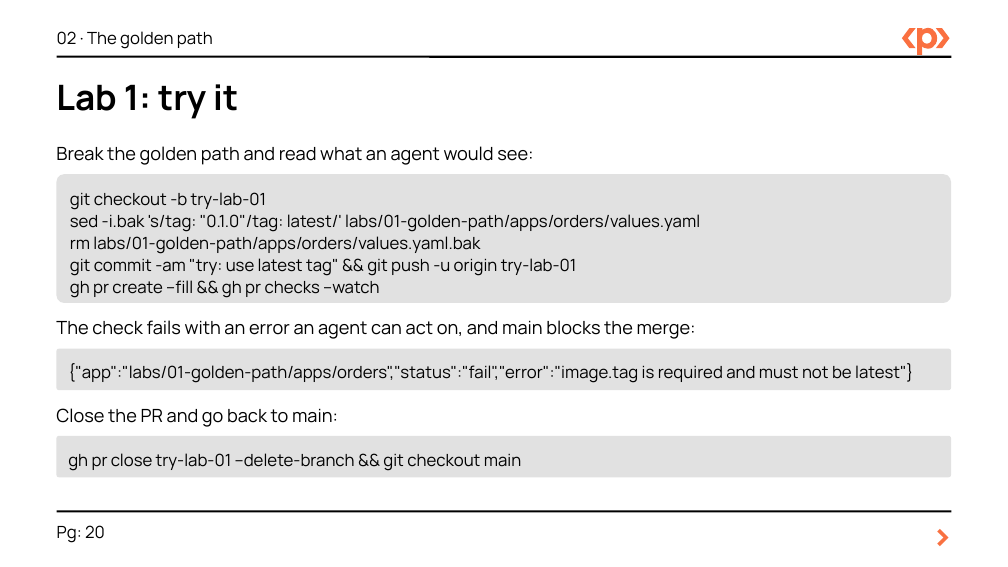
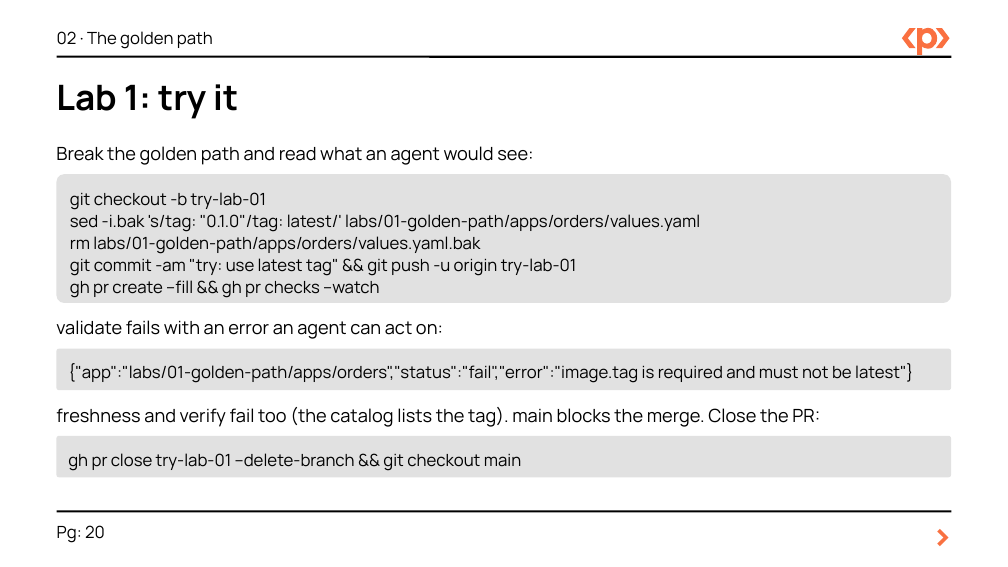
Before and after one commit to focuslight-nr/agentic-idp-packt, a slide deck: slide 20 of slides/agentic-idp-workshop.pptx. Drawn at 1008x567 pixels with LibreOffice and Linux fonts; fonts in the diff are those of the drawing. Boxes give left, top, right and bottom in pixels: in the first picture for what was removed or moved away, otherwise in the second. Text is boxed around its words. In the diff, an @@ line names an element or a change of style, - is before the commit and + after.

```diff
--- a/slides/agentic-idp-workshop.pptx
+++ b/slides/agentic-idp-workshop.pptx
@@ text at [56, 320, 443, 339]: text changed @@
-The check fails with an error an agent can act on, and main blocks the merge:
+validate fails with an error an agent can act on:
@@ text at [56, 407, 820, 427]: text changed @@
-Close the PR and go back to main:
+freshness and verify fail too (the catalog lists the tag). main blocks the merge. Close the PR:
```
Also in this commit, not shown: 2 other slides changed, 13 other files.
